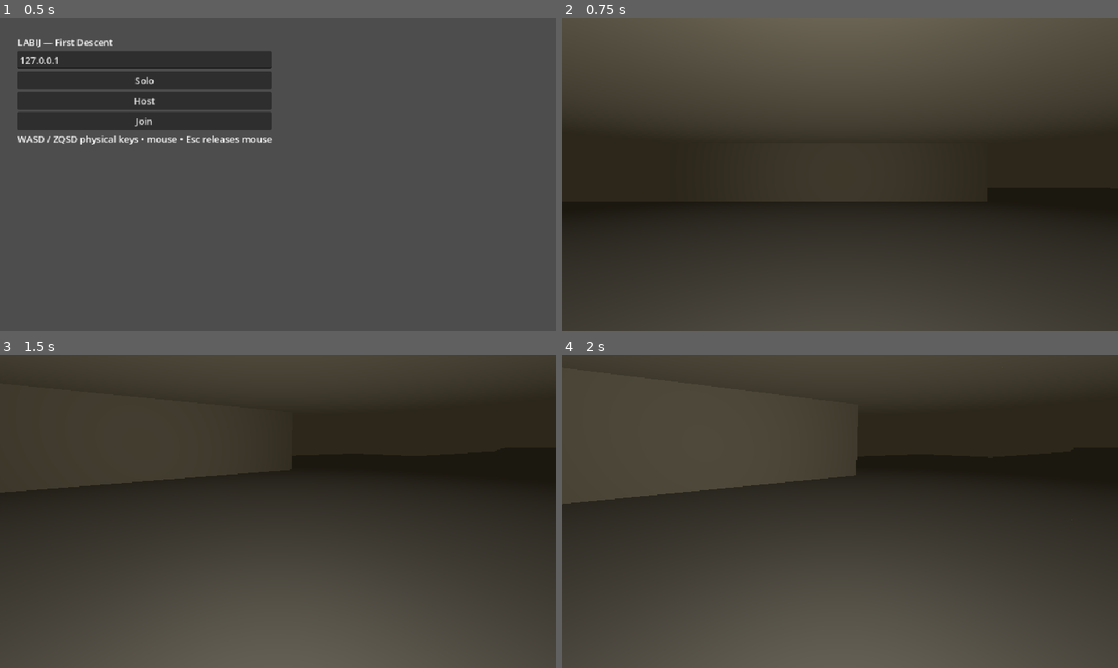
Above: before the commit, frames 1-4 (two rows, left to right).
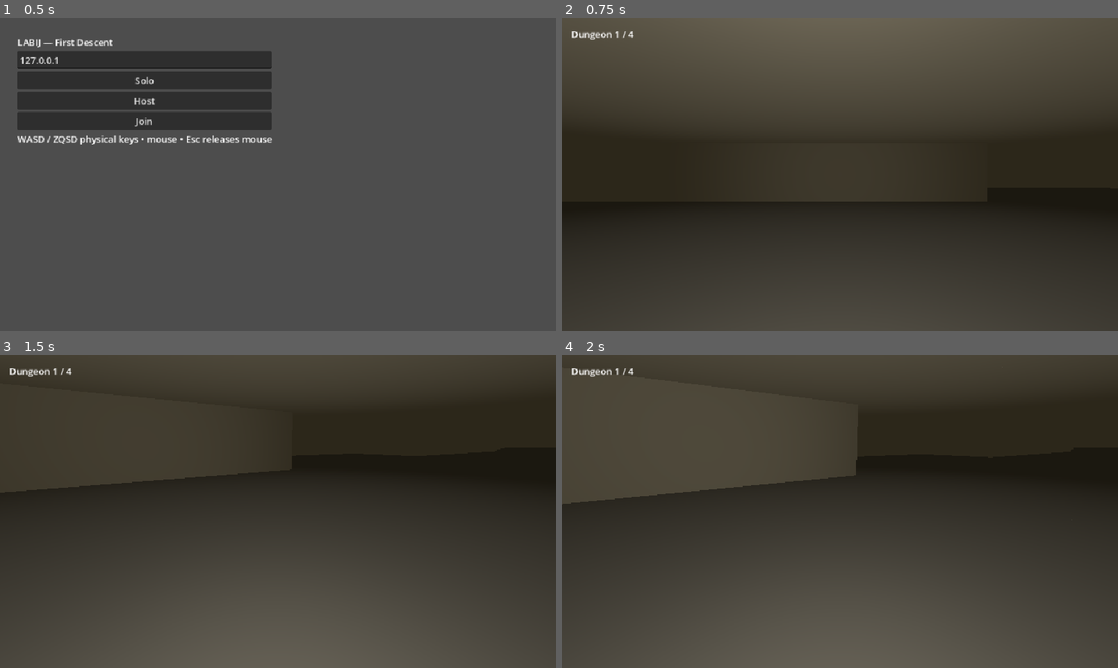
Above: after the commit, the same moments.

Repository: tdonnenfeld/LABIJ
Game: Godot game, scene res://game/main.tscn
Two runs of this game, one before a commit and one after it. Both use one fixed random seed, a clock stepped at 60 frames per second and the inputs below.
Inputs (mouse positions are in pixels of both pictures, inside the frame that each line leads up to):
- Up to frame 1 (0.5 s): no input
- Up to frame 2 (0.75 s): click "Solo" at 0.5 s
- Up to frame 3 (1.5 s): tap Enter at 1.25 s; move the mouse to (305, 511) at 1.27 s; hold W from 1.28 s (still down); tap E at 1.35 s
- Up to frame 4 (2 s): keep holding W

Frame 1 is identical in both runs. In frame 2, 0.1% of the frame differs, in the area x 1-13%, y 4-7%; in frame 3, 0.2%, in the area x 1-13%, y 4-8%; in frame 4, 0.1%.

Commit message:
Add independent dungeon floors and pursuing monsters

Diff:
--- a/game/dungeon.gd
+++ b/game/dungeon.gd
@@ -5,6 +5,7 @@
 var floor_material: StandardMaterial3D
 var wall_material: StandardMaterial3D
 var visual := true
+var end_cell := Vector2i.ZERO
 
 func generate(seed_value: int, render_geometry: bool = true) -> void:
 	visual = render_geometry
@@ -32,6 +33,7 @@
 			p.y += signi(center.y - p.y)
 			tiles[p] = true
 		previous = center
+	end_cell = previous
 	for key in tiles:
 		var p: Vector2i = key
 		var origin := Vector3(p.x * CELL, 0, p.y * CELL)
--- a/game/main.gd
+++ b/game/main.gd
@@ -1,14 +1,19 @@
 extends Node3D
 
-const Dungeon = preload("res://game/dungeon.gd")
+const World = preload("res://game/world.gd")
 const Player = preload("res://game/player.gd")
 const PORT := 7777
 const SEED := 42069
 
 var actors: Dictionary = {}
+var world: Node3D
+var hud: Label
+var stair_requests: Dictionary = {}
+var stair_cooldowns: Dictionary = {}
 var yaw := 0.0
 var pitch := 0.0
 var tick := 0
+var received_tick := -1
 var active := false
 var dedicated := false
 var menu: CanvasLayer
@@ -27,9 +32,9 @@
 		settings.ambient_light_energy = 0.35
 		environment.environment = settings
 		add_child(environment)
-	var dungeon := Dungeon.new()
-	add_child(dungeon)
-	dungeon.generate(SEED, not dedicated and DisplayServer.get_name() != "headless")
+	world = World.new()
+	add_child(world)
+	world.build(SEED, not dedicated and DisplayServer.get_name() != "headless")
 	multiplayer.peer_connected.connect(_peer_joined)
 	multiplayer.peer_disconnected.connect(_peer_left)
 	multiplayer.connected_to_server.connect(_connected)
@@ -39,6 +44,12 @@
 		_host()
 	else:
 		_build_menu()
+		var layer := CanvasLayer.new()
+		add_child(layer)
+		hud = Label.new()
+		hud.position = Vector2(16, 16)
+		layer.add_child(hud)
+		hud.hide()
 
 func _build_menu() -> void:
 	menu = CanvasLayer.new()
@@ -67,6 +78,8 @@
 		menu.hide()
 	if not dedicated:
 		Input.mouse_mode = Input.MOUSE_MODE_CAPTURED
+		if hud:
+			hud.show()
 
 func _solo() -> void:
 	_spawn(1)
@@ -102,6 +115,9 @@
 func _failed() -> void:
 	multiplayer.multiplayer_peer = null
 	active = false
+	received_tick = -1
+	if hud:
+		hud.hide()
 	for id in actors.keys():
 		_remove(id)
 	Input.mouse_mode = Input.MOUSE_MODE_VISIBLE
@@ -123,14 +139,16 @@
 	if actors.has(id):
 		actors[id].queue_free()
 		actors.erase(id)
+	stair_requests.erase(id)
+	stair_cooldowns.erase(id)
 
 func _peer_joined(id: int) -> void:
 	if not multiplayer.is_server():
 		return
 	for existing in actors.keys():
-		spawn_remote.rpc_id(id, existing)
+		spawn_remote.rpc_id(id, existing, actors[existing].floor_id, actors[existing].position)
 	_spawn(id)
-	spawn_remote.rpc(id)
+	spawn_remote.rpc(id, 0, actors[id].position)
 
 func _peer_left(id: int) -> void:
 	if multiplayer.is_server():
@@ -138,8 +156,10 @@
 		remove_remote.rpc(id)
 
 @rpc("authority", "call_remote", "reliable")
-func spawn_remote(id: int) -> void:
+func spawn_remote(id: int, floor_id: int, at: Vector3) -> void:
 	_spawn(id)
+	actors[id].floor_id = floor_id
+	actors[id].position = at
 
 @rpc("authority", "call_remote", "reliable")
 func remove_remote(id: int) -> void:
@@ -150,6 +170,11 @@
 		return
 	if event is InputEventKey and event.pressed and event.keycode == KEY_ESCAPE:
 		Input.mouse_mode = Input.MOUSE_MODE_VISIBLE
+	elif event is InputEventKey and event.pressed and not event.echo and event.physical_keycode == KEY_E and Input.mouse_mode == Input.MOUSE_MODE_CAPTURED:
+		if multiplayer.is_server():
+			stair_requests[multiplayer.get_unique_id()] = true
+		else:
+			request_stairs.rpc_id(1)
 	elif event is InputEventMouseButton and event.pressed:
 		Input.mouse_mode = Input.MOUSE_MODE_CAPTURED
 	elif event is InputEventMouseMotion and Input.mouse_mode == Input.MOUSE_MODE_CAPTURED:
@@ -166,7 +191,8 @@
 			move.x = float(Input.is_physical_key_pressed(KEY_D)) - float(Input.is_physical_key_pressed(KEY_A))
 			move.y = float(Input.is_physical_key_pressed(KEY_S)) - float(Input.is_physical_key_pressed(KEY_W))
 		var actor = actors[local_id]
-		actor.camera.rotation.x = pitch
+		if actor.camera:
+			actor.camera.rotation.x = pitch
 		actor.rotation.y = yaw
 		if multiplayer.is_server():
 			actor.direction = move.limit_length()
@@ -176,12 +202,31 @@
 	if multiplayer.is_server():
 		for actor in actors.values():
 			actor.simulate(delta)
+		world.simulate(actors, delta)
+		for id in stair_cooldowns.keys():
+			stair_cooldowns[id] = maxf(0.0, stair_cooldowns[id] - delta)
+		for id in stair_requests.keys():
+			if actors.has(id) and stair_cooldowns.get(id, 0.0) <= 0.0 and world.transfer(actors[id], id):
+				stair_cooldowns[id] = 0.75
+				if multiplayer.has_multiplayer_peer():
+					transition.rpc(tick, id, actors[id].floor_id, actors[id].position, world.monster_snapshot())
+		stair_requests.clear()
 		tick += 1
 		if tick % 3 == 0 and multiplayer.has_multiplayer_peer():
 			var states := {}
 			for id in actors:
-				states[id] = [actors[id].position, actors[id].heading]
-			snapshot.rpc(states)
+				states[id] = [actors[id].position, actors[id].heading, actors[id].floor_id]
+			snapshot.rpc(tick, states, world.monster_snapshot())
+	if not dedicated and actors.has(local_id):
+		var local = actors[local_id]
+		world.visible_floor(local.floor_id)
+		for id in actors:
+			actors[id].visible = actors[id].floor_id == local.floor_id
+		if hud:
+			var step: int = world.stair_at(local.floor_id, local.position)
+			hud.text = "Dungeon %d / %d" % [local.floor_id + 1, World.COUNT]
+			if step != 0:
+				hud.text += "  |  E: " + ("Descend" if step > 0 else "Ascend")
 
 @rpc("any_peer", "call_remote", "unreliable_ordered")
 func submit_input(move: Vector2, angle: float) -> void:
@@ -193,9 +238,31 @@
 		actors[id].heading = angle
 
 @rpc("authority", "call_remote", "unreliable_ordered")
-func snapshot(states: Dictionary) -> void:
+func snapshot(sequence: int, states: Dictionary, mobs: Dictionary) -> void:
+	if sequence < received_tick:
+		return
+	received_tick = sequence
+	world.apply_monsters(mobs)
 	for id in states:
 		if actors.has(id):
 			actors[id].position = states[id][0]
+			actors[id].floor_id = states[id][2]
 			if id != multiplayer.get_unique_id():
 				actors[id].rotation.y = states[id][1]
+
+@rpc("any_peer", "call_remote", "reliable")
+func request_stairs() -> void:
+	if multiplayer.is_server():
+		var id := multiplayer.get_remote_sender_id()
+		if actors.has(id):
+			stair_requests[id] = true
+
+@rpc("authority", "call_remote", "reliable")
+func transition(sequence: int, id: int, floor_id: int, at: Vector3, mobs: Dictionary) -> void:
+	if sequence < received_tick:
+		return
+	received_tick = sequence
+	if actors.has(id):
+		actors[id].floor_id = floor_id
+		actors[id].position = at
+	world.apply_monsters(mobs)
--- a/game/player.gd
+++ b/game/player.gd
@@ -1,5 +1,6 @@
 extends CharacterBody3D
 
+var floor_id := 0
 var direction := Vector2.ZERO
 var heading := 0.0
 var look_pitch := 0.0
--- /dev/null
+++ b/game/world.gd
@@ -0,0 +1,170 @@
+extends Node3D
+
+const Dungeon = preload("res://game/dungeon.gd")
+const COUNT := 4
+const SPACING := 30.0
+const USE_RADIUS := 2.5
+const FOLLOW_RADIUS := 3.0
+var floors: Dictionary = {}
+var monsters: Dictionary = {}
+var visual := false
+
+func build(seed_value: int, render_geometry: bool) -> void:
+	visual = render_geometry
+	for i in range(COUNT):
+		var level := Dungeon.new()
+		add_child(level)
+		level.position.y = -i * SPACING
+		level.generate(seed_value + i * 7919, visual)
+		floors[i] = level
+		if visual:
+			if i > 0:
+				marker(level, Vector3.ZERO, "UP [E]", Color("#67a8de"))
+			if i < COUNT - 1:
+				var end: Vector2i = level.end_cell
+				marker(level, Vector3(end.x * Dungeon.CELL, 0, end.y * Dungeon.CELL), "DOWN [E]", Color("#d3ae55"))
+		for j in range(3):
+			var mob := Node3D.new()
+			add_child(mob)
+			var cell: Vector2i = level.end_cell - Vector2i(j + 1, 0)
+			mob.position = level.position + Vector3(cell.x * Dungeon.CELL, 0.7, cell.y * Dungeon.CELL)
+			if visual:
+				var mesh := MeshInstance3D.new()
+				var shape := CapsuleMesh.new()
+				shape.radius = 0.35
+				shape.height = 1.4
+				mesh.mesh = shape
+				var mat := StandardMaterial3D.new()
+				mat.albedo_color = Color("#a64e48")
+				mesh.material_override = mat
+				mob.add_child(mesh)
+			monsters[i * 3 + j] = {"node": mob, "floor": i, "target": 0}
+
+func marker(level: Node3D, at: Vector3, caption: String, color: Color) -> void:
+	var mesh := MeshInstance3D.new()
+	var shape := CylinderMesh.new()
+	shape.top_radius = 0.85
+	shape.bottom_radius = 0.85
+	shape.height = 0.15
+	mesh.mesh = shape
+	var mat := StandardMaterial3D.new()
+	mat.albedo_color = color
+	mat.emission_enabled = true
+	mat.emission = color
+	mesh.material_override = mat
+	level.add_child(mesh)
+	mesh.position = at + Vector3.UP * 0.08
+	var label := Label3D.new()
+	label.text = caption
+	label.billboard = BaseMaterial3D.BILLBOARD_ENABLED
+	label.position = at + Vector3.UP * 1.5
+	label.modulate = color
+	level.add_child(label)
+
+func stair_position(id: int, down: bool) -> Vector3:
+	var level = floors[id]
+	var cell: Vector2i = level.end_cell if down else Vector2i.ZERO
+	return level.position + Vector3(cell.x * Dungeon.CELL, 0, cell.y * Dungeon.CELL)
+
+func horizontal_distance(a: Vector3, b: Vector3) -> float:
+	return Vector2(a.x - b.x, a.z - b.z).length()
+
+func stair_at(id: int, at: Vector3) -> int:
+	if id > 0 and horizontal_distance(at, stair_position(id, false)) <= USE_RADIUS:
+		return -1
+	if id < COUNT - 1 and horizontal_distance(at, stair_position(id, true)) <= USE_RADIUS:
+		return 1
+	return 0
+
+func visible_floor(id: int) -> void:
+	for key in floors:
+		floors[key].visible = key == id
+	for mob in monsters.values():
+		mob.node.visible = mob.floor == id
+
+func transfer(actor, peer_id: int) -> bool:
+	var old: int = actor.floor_id
+	var step := stair_at(old, actor.position)
+	if step == 0:
+		return false
+	var destination := old + step
+	var arrival := stair_position(destination, step < 0)
+	var followers: Array = []
+	for mob in monsters.values():
+		if mob.floor == old and mob.target == peer_id and horizontal_distance(mob.node.position, actor.position) <= FOLLOW_RADIUS and horizontal_distance(mob.node.position, stair_position(old, step > 0)) <= FOLLOW_RADIUS:
+			followers.append(mob)
+	actor.floor_id = destination
+	actor.position = arrival + Vector3(0, 1, 0)
+	actor.velocity = Vector3.ZERO
+	actor.direction = Vector2.ZERO
+	for i in range(followers.size()):
+		var mob = followers[i]
+		mob.floor = destination
+		mob.node.position = arrival + Vector3(1.0 + float(i % 3) * 0.6, 0.7, float(i / 3) * 0.6)
+	return true
+
+func simulate(actors: Dictionary, delta: float) -> void:
+	for mob in monsters.values():
+		var node: Node3D = mob.node
+		var closest := 12.0
+		var target := 0
+		for id in actors:
+			var actor = actors[id]
+			if actor.floor_id != mob.floor:
+				continue
+			var distance := horizontal_distance(actor.position, node.position)
+			if distance < closest:
+				closest = distance
+				target = id
+		mob.target = target
+		if target == 0 or closest < 1.0:
+			continue
+		var level = floors[mob.floor]
+		var start := Vector2i(roundi(node.position.x / Dungeon.CELL), roundi(node.position.z / Dungeon.CELL))
+		var goal := Vector2i(roundi(actors[target].position.x / Dungeon.CELL), roundi(actors[target].position.z / Dungeon.CELL))
+		var next := next_cell(level.tiles, start, goal)
+		var destination := Vector3(next.x * Dungeon.CELL, node.position.y, next.y * Dungeon.CELL)
+		if start == goal:
+			destination = Vector3(actors[target].position.x, node.position.y, actors[target].position.z)
+		# Move toward tile centers before turning so walls are not crossed.
+		if next != start and horizontal_distance(node.position, Vector3(start.x * Dungeon.CELL, node.position.y, start.y * Dungeon.CELL)) > 0.08:
+			var center := Vector3(start.x * Dungeon.CELL, node.position.y, start.y * Dungeon.CELL)
+			var offset := destination - center
+			if absf(offset.x) > 0.1 and absf(node.position.z - center.z) > 0.08:
+				destination = Vector3(node.position.x, node.position.y, center.z)
+			elif absf(offset.z) > 0.1 and absf(node.position.x - center.x) > 0.08:
+				destination = Vector3(center.x, node.position.y, node.position.z)
+		node.position = node.position.move_toward(destination, delta * 2.8)
+
+func next_cell(tiles: Dictionary, start: Vector2i, goal: Vector2i) -> Vector2i:
+	if start == goal or not tiles.has(start) or not tiles.has(goal):
+		return start
+	var queue: Array[Vector2i] = [start]
+	var parents: Dictionary = {start: start}
+	var cursor := 0
+	while cursor < queue.size():
+		var current := queue[cursor]
+		cursor += 1
+		if current == goal:
+			while parents[current] != start:
+				current = parents[current]
+			return current
+		for offset in [Vector2i.UP, Vector2i.DOWN, Vector2i.LEFT, Vector2i.RIGHT]:
+			var next: Vector2i = current + offset
+			if tiles.has(next) and not parents.has(next):
+				parents[next] = current
+				queue.append(next)
+	return start
+
+func monster_snapshot() -> Dictionary:
+	var states := {}
+	for id in monsters:
+		var mob = monsters[id]
+		states[id] = [mob.floor, mob.node.position]
+	return states
+
+func apply_monsters(states: Dictionary) -> void:
+	for id in states:
+		if monsters.has(id):
+			monsters[id].floor = states[id][0]
+			monsters[id].node.position = states[id][1]
--- /dev/null
+++ b/tests/floors.gd
@@ -0,0 +1,31 @@
+extends SceneTree
+
+const World = preload("res://game/world.gd")
+const Player = preload("res://game/player.gd")
+
+func _initialize() -> void:
+	call_deferred("run")
+
+func run() -> void:
+	var world := World.new()
+	root.add_child(world)
+	world.build(42069, false)
+	var player := Player.new()
+	root.add_child(player)
+	player.setup(false, false)
+	var ok := world.floors.size() == 4
+	ok = ok and not world.transfer(player, 1)
+	player.position = world.stair_position(0, true) + Vector3.UP
+	var near = world.monsters[0]
+	var far = world.monsters[1]
+	near.target = 1
+	near.node.position = player.position + Vector3(1, 0, 0)
+	far.target = 1
+	far.node.position = player.position + Vector3(8, 0, 0)
+	ok = ok and world.transfer(player, 1)
+	ok = ok and player.floor_id == 1 and near.floor == 1 and far.floor == 0
+	ok = ok and world.transfer(player, 1)
+	ok = ok and player.floor_id == 0 and near.floor == 0
+	if not ok:
+		push_error("Floor transfer test failed")
+	quit(0 if ok else 1)
Not shown, changed: docs/ARCHITECTURE.md
